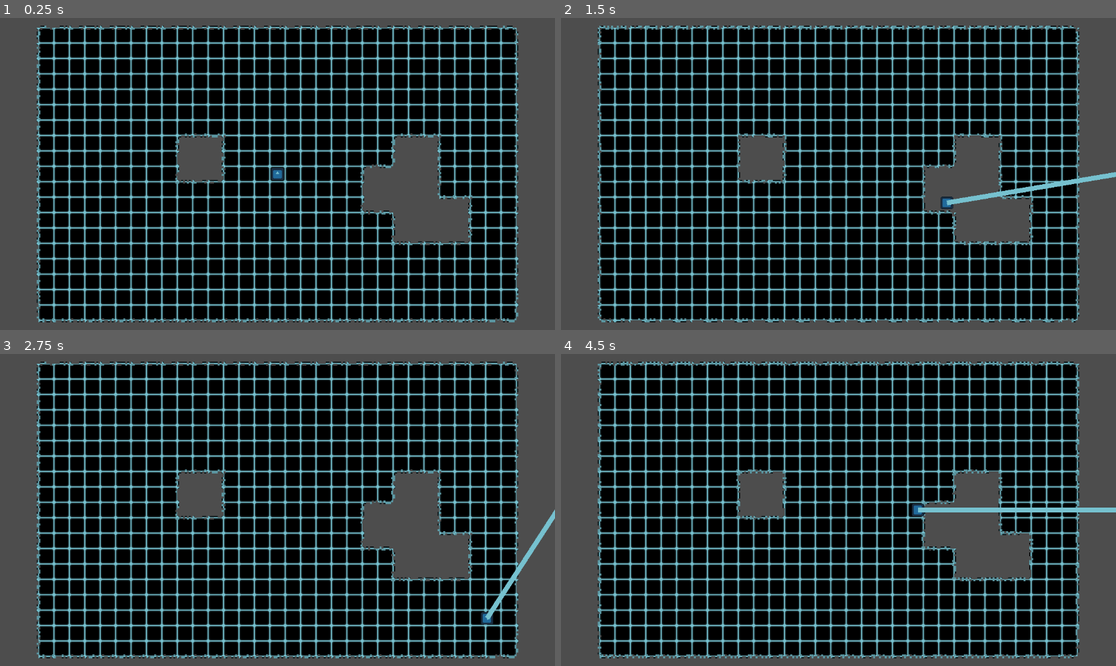
Above: before the commit, frames 1-4 (two rows, left to right).
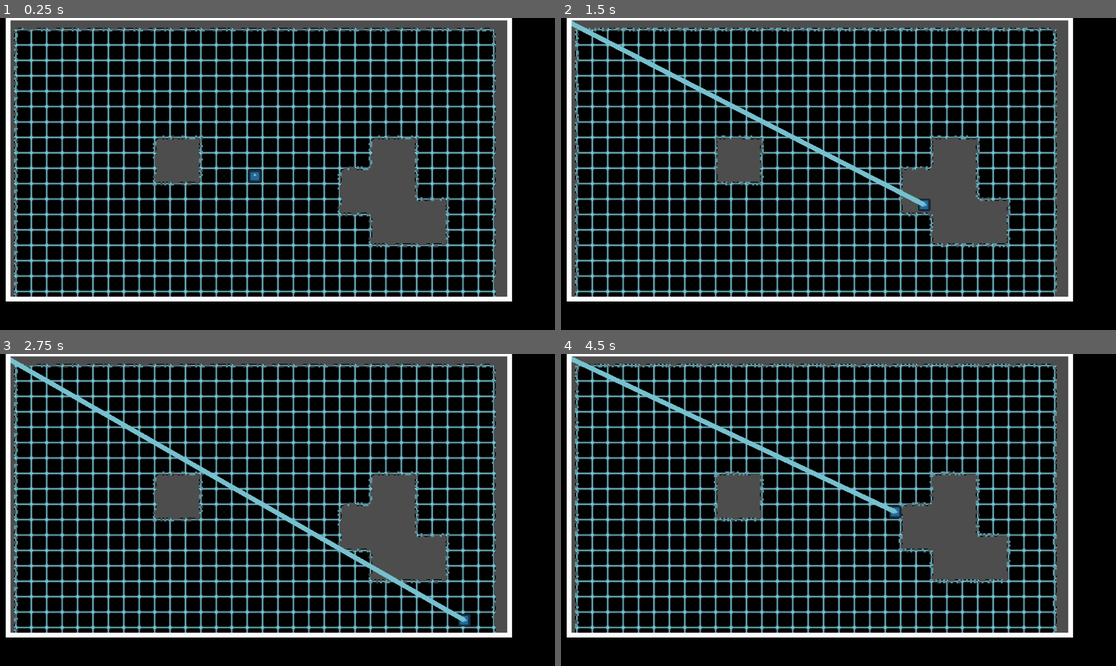
Above: after the commit, the same moments.

Repository: SomeSortOfSam/Hardest_Drive
Game: Godot game, scene res://scenes/gamplay.tscn
Two runs of this game, one before a commit and one after it. Both use one fixed random seed, a clock stepped at 60 frames per second and the inputs below. The engine's default icon, where the game draws it, is replaced by a stand-in: a white triangle on a blue panel in a dark square.
Inputs (mouse positions are in pixels of both pictures, inside the frame that each line leads up to):
- Up to frame 1 (0.25 s): no input
- Up to frame 2 (1.5 s): move the mouse to (960, 158) at 0.52 s; hold D (player_right) 0.53-1.28 s; click (960, 158) at 0.67 s; move the mouse to (727, 189) at 1.27 s; hold S (player_down) from 1.28 s (still down); click (727, 189) at 1.42 s
- Up to frame 3 (2.75 s): move the mouse to (333, 441) at 2.02 s; release S (player_down) at 2.03 s; hold D (player_right) from 2.03 s (still down); click (333, 441) at 2.17 s
- Up to frame 4 (4.5 s): move the mouse to (810, 572) at 2.77 s; release D (player_right) at 2.78 s; hold W (player_up) 2.78-3.53 s; click (810, 572) at 2.92 s; move the mouse to (1005, 556) at 3.52 s; hold A (player_left) from 3.53 s (still down); click (1005, 556) at 3.67 s; move the mouse to (672, 463) at 4.27 s; click (672, 463) at 4.42 s

The runs differ from the first frame. In frame 1, 62% of the frame differs, in the area x 0-100%, y 0-100%; in frame 2, 63%; in frame 3, 62%; in frame 4, 63%.

Commit message:
Added auto border
fixed snapping issue

Diff:
--- a/scenes/gamplay.tscn
+++ b/scenes/gamplay.tscn
@@ -1,7 +1,8 @@
 [gd_scene load_steps=6 format=3 uid="uid://t8h2a41u1nip"]
 
-[ext_resource type="Texture2D" uid="uid://b1riy46aqmn18" path="res://grid_edges.png" id="1_nc2dp"]
+[ext_resource type="Texture2D" path="res://grid_edges.png" id="1_nc2dp"]
 [ext_resource type="PackedScene" uid="uid://c6qw5oje450sv" path="res://scenes/player.tscn" id="2_7pc31"]
+[ext_resource type="Script" path="res://scripts/border_camera.gd" id="3_i8wvo"]
 
 [sub_resource type="TileSetAtlasSource" id="TileSetAtlasSource_yqq07"]
 texture = ExtResource("1_nc2dp")
@@ -15,6 +16,9 @@
 1:0/0 = 0
 1:0/0/terrain_set = 0
 1:0/0/terrain = 0
+1:0/0/physics_layer_0/linear_velocity = Vector2(0, 0)
+1:0/0/physics_layer_0/angular_velocity = 0.0
+1:0/0/physics_layer_0/polygon_0/points = PackedVector2Array(-32, -32, 32, -32, 32, 32, -32, 32)
 1:0/0/terrains_peering_bit/right_side = 0
 2:0/animation_columns = 4
 2:0/animation_separation = Vector2i(11, 0)
@@ -25,6 +29,9 @@
 2:0/0 = 0
 2:0/0/terrain_set = 0
 2:0/0/terrain = 0
+2:0/0/physics_layer_0/linear_velocity = Vector2(0, 0)
+2:0/0/physics_layer_0/angular_velocity = 0.0
+2:0/0/physics_layer_0/polygon_0/points = PackedVector2Array(-32, -32, 32, -32, 32, 32, -32, 32)
 2:0/0/terrains_peering_bit/right_side = 0
 2:0/0/terrains_peering_bit/left_side = 0
 3:0/animation_columns = 4
@@ -36,6 +43,9 @@
 3:0/0 = 0
 3:0/0/terrain_set = 0
 3:0/0/terrain = 0
+3:0/0/physics_layer_0/linear_velocity = Vector2(0, 0)
+3:0/0/physics_layer_0/angular_velocity = 0.0
+3:0/0/physics_layer_0/polygon_0/points = PackedVector2Array(-32, -32, 32, -32, 32, 32, -32, 32)
 3:0/0/terrains_peering_bit/left_side = 0
 4:0/animation_columns = 4
 4:0/animation_separation = Vector2i(11, 0)
@@ -46,6 +56,9 @@
 4:0/0 = 0
 4:0/0/terrain_set = 0
 4:0/0/terrain = 0
+4:0/0/physics_layer_0/linear_velocity = Vector2(0, 0)
+4:0/0/physics_layer_0/angular_velocity = 0.0
+4:0/0/physics_layer_0/polygon_0/points = PackedVector2Array(-32, -32, 32, -32, 32, 32, -32, 32)
 4:0/0/terrains_peering_bit/right_side = 0
 4:0/0/terrains_peering_bit/bottom_side = 0
 4:0/0/terrains_peering_bit/left_side = 0
@@ -60,6 +73,9 @@
 5:0/0 = 0
 5:0/0/terrain_set = 0
 5:0/0/terrain = 0
+5:0/0/physics_layer_0/linear_velocity = Vector2(0, 0)
+5:0/0/physics_layer_0/angular_velocity = 0.0
+5:0/0/physics_layer_0/polygon_0/points = PackedVector2Array(-32, -32, 32, -32, 32, 32, -32, 32)
 5:0/0/terrains_peering_bit/right_side = 0
 5:0/0/terrains_peering_bit/bottom_right_corner = 0
 5:0/0/terrains_peering_bit/bottom_side = 0
@@ -73,6 +89,9 @@
 6:0/0 = 0
 6:0/0/terrain_set = 0
 6:0/0/terrain = 0
+6:0/0/physics_layer_0/linear_velocity = Vector2(0, 0)
+6:0/0/physics_layer_0/angular_velocity = 0.0
+6:0/0/physics_layer_0/polygon_0/points = PackedVector2Array(-32, -32, 32, -32, 32, 32, -32, 32)
 6:0/0/terrains_peering_bit/right_side = 0
 6:0/0/terrains_peering_bit/bottom_side = 0
 6:0/0/terrains_peering_bit/bottom_left_corner = 0
@@ -86,6 +105,9 @@
 7:0/0 = 0
 7:0/0/terrain_set = 0
 7:0/0/terrain = 0
+7:0/0/physics_layer_0/linear_velocity = Vector2(0, 0)
+7:0/0/physics_layer_0/angular_velocity = 0.0
+7:0/0/physics_layer_0/polygon_0/points = PackedVector2Array(-32, -32, 32, -32, 32, 32, -32, 32)
 7:0/0/terrains_peering_bit/right_side = 0
 7:0/0/terrains_peering_bit/bottom_side = 0
 7:0/0/terrains_peering_bit/left_side = 0
@@ -100,6 +122,9 @@
 8:0/0 = 0
 8:0/0/terrain_set = 0
 8:0/0/terrain = 0
+8:0/0/physics_layer_0/linear_velocity = Vector2(0, 0)
+8:0/0/physics_layer_0/angular_velocity = 0.0
+8:0/0/physics_layer_0/polygon_0/points = PackedVector2Array(-32, -32, 32, -32, 32, 32, -32, 32)
 8:0/0/terrains_peering_bit/right_side = 0
 8:0/0/terrains_peering_bit/bottom_right_corner = 0
 8:0/0/terrains_peering_bit/bottom_side = 0
@@ -112,6 +137,9 @@
 9:0/0 = 0
 9:0/0/terrain_set = 0
 9:0/0/terrain = 0
+9:0/0/physics_layer_0/linear_velocity = Vector2(0, 0)
+9:0/0/physics_layer_0/angular_velocity = 0.0
+9:0/0/physics_layer_0/polygon_0/points = PackedVector2Array(-32, -32, 32, -32, 32, 32, -32, 32)
 9:0/0/terrains_peering_bit/right_side = 0
 9:0/0/terrains_peering_bit/bottom_right_corner = 0
 9:0/0/terrains_peering_bit/bottom_side = 0
@@ -126,6 +154,9 @@
 10:0/0 = 0
 10:0/0/terrain_set = 0
 10:0/0/terrain = 0
+10:0/0/physics_layer_0/linear_velocity = Vector2(0, 0)
+10:0/0/physics_layer_0/angular_velocity = 0.0
+10:0/0/physics_layer_0/polygon_0/points = PackedVector2Array(-32, -32, 32, -32, 32, 32, -32, 32)
 10:0/0/terrains_peering_bit/right_side = 0
 10:0/0/terrains_peering_bit/bottom_right_corner = 0
 10:0/0/terrains_peering_bit/bottom_side = 0
@@ -141,6 +172,9 @@
 11:0/0 = 0
 11:0/0/terrain_set = 0
 11:0/0/terrain = 0
+11:0/0/physics_layer_0/linear_velocity = Vector2(0, 0)
+11:0/0/physics_layer_0/angular_velocity = 0.0
+11:0/0/physics_layer_0/polygon_0/points = PackedVector2Array(-32, -32, 32, -32, 32, 32, -32, 32)
 11:0/0/terrains_peering_bit/bottom_side = 0
 11:0/0/terrains_peering_bit/bottom_left_corner = 0
 11:0/0/terrains_peering_bit/left_side = 0
@@ -152,6 +186,9 @@
 0:1/0 = 0
 0:1/0/terrain_set = 0
 0:1/0/terrain = 0
+0:1/0/physics_layer_0/linear_velocity = Vector2(0, 0)
+0:1/0/physics_layer_0/angular_velocity = 0.0
+0:1/0/physics_layer_0/polygon_0/points = PackedVector2Array(-32, -32, 32, -32, 32, 32, -32, 32)
 0:1/0/terrains_peering_bit/bottom_side = 0
 1:1/animation_separation = Vector2i(11, 0)
 1:1/animation_frame_0/duration = 0.2
@@ -161,6 +198,9 @@
 1:1/0 = 0
 1:1/0/terrain_set = 0
 1:1/0/terrain = 0
+1:1/0/physics_layer_0/linear_velocity = Vector2(0, 0)
+1:1/0/physics_layer_0/angular_velocity = 0.0
+1:1/0/physics_layer_0/polygon_0/points = PackedVector2Array(-32, -32, 32, -32, 32, 32, -32, 32)
 1:1/0/terrains_peering_bit/right_side = 0
 1:1/0/terrains_peering_bit/bottom_side = 0
 2:1/animation_separation = Vector2i(11, 0)
@@ -171,6 +211,9 @@
 2:1/0 = 0
 2:1/0/terrain_set = 0
 2:1/0/terrain = 0
+2:1/0/physics_layer_0/linear_velocity = Vector2(0, 0)
+2:1/0/physics_layer_0/angular_velocity = 0.0
+2:1/0/physics_layer_0/polygon_0/points = PackedVector2Array(-32, -32, 32, -32, 32, 32, -32, 32)
 2:1/0/terrains_peering_bit/right_side = 0
 2:1/0/terrains_peering_bit/bottom_side = 0
 2:1/0/terrains_peering_bit/left_side = 0
@@ -182,6 +225,9 @@
 3:1/0 = 0
 3:1/0/terrain_set = 0
 3:1/0/terrain = 0
+3:1/0/physics_layer_0/linear_velocity = Vector2(0, 0)
+3:1/0/physics_layer_0/angular_velocity = 0.0
+3:1/0/physics_layer_0/polygon_0/points = PackedVector2Array(-32, -32, 32, -32, 32, 32, -32, 32)
 3:1/0/terrains_peering_bit/bottom_side = 0
 3:1/0/terrains_peering_bit/left_side = 0
 4:1/animation_separation = Vector2i(11, 0)
@@ -192,6 +238,9 @@
 4:1/0 = 0
 4:1/0/terrain_set = 0
 4:1/0/terrain = 0
+4:1/0/physics_layer_0/linear_velocity = Vector2(0, 0)
+4:1/0/physics_layer_0/angular_velocity = 0.0
+4:1/0/physics_layer_0/polygon_0/points = PackedVector2Array(-32, -32, 32, -32, 32, 32, -32, 32)
 4:1/0/terrains_peering_bit/right_side = 0
 4:1/0/terrains_peering_bit/bottom_right_corner = 0
 4:1/0/terrains_peering_bit/bottom_side = 0
@@ -204,6 +253,9 @@
 5:1/0 = 0
 5:1/0/terrain_set = 0
 5:1/0/terrain = 0
+5:1/0/physics_layer_0/linear_velocity = Vector2(0, 0)
+5:1/0/physics_layer_0/angular_velocity = 0.0
+5:1/0/physics_layer_0/polygon_0/points = PackedVector2Array(-32, -32, 32, -32, 32, 32, -32, 32)
 5:1/0/terrains_peering_bit/right_side = 0
 5:1/0/terrains_peering_bit/bottom_right_corner = 0
 5:1/0/terrains_peering_bit/bottom_side = 0
@@ -219,6 +271,9 @@
 6:1/0 = 0
 6:1/0/terrain_set = 0
 6:1/0/terrain = 0
+6:1/0/physics_layer_0/linear_velocity = Vector2(0, 0)
+6:1/0/physics_layer_0/angular_velocity = 0.0
+6:1/0/physics_layer_0/polygon_0/points = PackedVector2Array(-32, -32, 32, -32, 32, 32, -32, 32)
 6:1/0/terrains_peering_bit/right_side = 0
 6:1/0/terrains_peering_bit/bottom_right_corner = 0
 6:1/0/terrains_peering_bit/bottom_side = 0
@@ -234,6 +289,9 @@
 7:1/0 = 0
 7:1/0/terrain_set = 0
 7:1/0/terrain = 0
+7:1/0/physics_layer_0/linear_velocity = Vector2(0, 0)
+7:1/0/physics_layer_0/angular_velocity = 0.0
+7:1/0/physics_layer_0/polygon_0/points = PackedVector2Array(-32, -32, 32, -32, 32, 32, -32, 32)
 7:1/0/terrains_peering_bit/bottom_side = 0
 7:1/0/terrains_peering_bit/bottom_left_corner = 0
 7:1/0/terrains_peering_bit/left_side = 0
@@ -246,6 +304,9 @@
 8:1/0 = 0
 8:1/0/terrain_set = 0
 8:1/0/terrain = 0
+8:1/0/physics_layer_0/linear_velocity = Vector2(0, 0)
+8:1/0/physics_layer_0/angular_velocity = 0.0
+8:1/0/physics_layer_0/polygon_0/points = PackedVector2Array(-32, -32, 32, -32, 32, 32, -32, 32)
 8:1/0/terrains_peering_bit/right_side = 0
 8:1/0/terrains_peering_bit/bottom_right_corner = 0
 8:1/0/terrains_peering_bit/bottom_side = 0
@@ -260,6 +321,9 @@
 9:1/0 = 0
 9:1/0/terrain_set = 0
 9:1/0/terrain = 0
+9:1/0/physics_layer_0/linear_velocity = Vector2(0, 0)
+9:1/0/physics_layer_0/angular_velocity = 0.0
+9:1/0/physics_layer_0/polygon_0/points = PackedVector2Array(-32, -32, 32, -32, 32, 32, -32, 32)
 9:1/0/terrains_peering_bit/right_side = 0
 9:1/0/terrains_peering_bit/bottom_right_corner = 0
 9:1/0/terrains_peering_bit/bottom_side = 0
@@ -276,6 +340,9 @@
 10:1/0 = 0
 10:1/0/terrain_set = 0
 10:1/0/terrain = 0
+10:1/0/physics_layer_0/linear_velocity = Vector2(0, 0)
+10:1/0/physics_layer_0/angular_velocity = 0.0
+10:1/0/physics_layer_0/polygon_0/points = PackedVector2Array(-32, -32, 32, -32, 32, 32, -32, 32)
 10:1/0/terrains_peering_bit/right_side = 0
 10:1/0/terrains_peering_bit/bottom_side = 0
 10:1/0/terrains_peering_bit/bottom_left_corner = 0
@@ -290,6 +357,9 @@
 11:1/0 = 0
 11:1/0/terrain_set = 0
 11:1/0/terrain = 0
+11:1/0/physics_layer_0/linear_velocity = Vector2(0, 0)
+11:1/0/physics_layer_0/angular_velocity = 0.0
+11:1/0/physics_layer_0/polygon_0/points = PackedVector2Array(-32, -32, 32, -32, 32, 32, -32, 32)
 11:1/0/terrains_peering_bit/bottom_side = 0
 11:1/0/terrains_peering_bit/bottom_left_corner = 0
 11:1/0/terrains_peering_bit/left_side = 0
@@ -303,6 +373,9 @@
 0:2/0 = 0
 0:2/0/terrain_set = 0
 0:2/0/terrain = 0
+0:2/0/physics_layer_0/linear_velocity = Vector2(0, 0)
+0:2/0/physics_layer_0/angular_velocity = 0.0
+0:2/0/physics_layer_0/polygon_0/points = PackedVector2Array(-32, -32, 32, -32, 32, 32, -32, 32)
 0:2/0/terrains_peering_bit/bottom_side = 0
 0:2/0/terrains_peering_bit/top_side = 0
 1:2/animation_separation = Vector2i(11, 0)
@@ -313,6 +386,9 @@
 1:2/0 = 0
 1:2/0/terrain_set = 0
 1:2/0/terrain = 0
+1:2/0/physics_layer_0/linear_velocity = Vector2(0, 0)
+1:2/0/physics_layer_0/angular_velocity = 0.0
+1:2/0/physics_layer_0/polygon_0/points = PackedVector2Array(-32, -32, 32, -32, 32, 32, -32, 32)
 1:2/0/terrains_peering_bit/right_side = 0
 1:2/0/terrains_peering_bit/bottom_side = 0
 1:2/0/terrains_peering_bit/top_side = 0
@@ -324,6 +400,9 @@
 2:2/0 = 0
 2:2/0/terrain_set = 0
 2:2/0/terrain = 0
+2:2/0/physics_layer_0/linear_velocity = Vector2(0, 0)
+2:2/0/physics_layer_0/angular_velocity = 0.0
+2:2/0/physics_layer_0/polygon_0/points = PackedVector2Array(-32, -32, 32, -32, 32, 32, -32, 32)
 2:2/0/terrains_peering_bit/right_side = 0
 2:2/0/terrains_peering_bit/bottom_side = 0
 2:2/0/terrains_peering_bit/left_side = 0
@@ -336,6 +415,9 @@
 3:2/0 = 0
 3:2/0/terrain_set = 0
 3:2/0/terrain = 0
+3:2/0/physics_layer_0/linear_velocity = Vector2(0, 0)
+3:2/0/physics_layer_0/angular_velocity = 0.0
+3:2/0/physics_layer_0/polygon_0/points = PackedVector2Array(-32, -32, 32, -32, 32, 32, -32, 32)
 3:2/0/terrains_peering_bit/bottom_side = 0
 3:2/0/terrains_peering_bit/left_side = 0
 3:2/0/terrains_peering_bit/top_side = 0
@@ -347,6 +429,9 @@
 4:2/0 = 0
 4:2/0/terrain_set = 0
 4:2/0/terrain = 0
+4:2/0/physics_layer_0/linear_velocity = Vector2(0, 0)
+4:2/0/physics_layer_0/angular_velocity = 0.0
+4:2/0/physics_layer_0/polygon_0/points = PackedVector2Array(-32, -32, 32, -32, 32, 32, -32, 32)
 4:2/0/terrains_peering_bit/right_side = 0
 4:2/0/terrains_peering_bit/bottom_side = 0
 4:2/0/terrains_peering_bit/top_side = 0
@@ -359,6 +444,9 @@
 5:2/0 = 0
 5:2/0/terrain_set = 0
 5:2/0/terrain = 0
+5:2/0/physics_layer_0/linear_velocity = Vector2(0, 0)
+5:2/0/physics_layer_0/angular_velocity = 0.0
+5:2/0/physics_layer_0/polygon_0/points = PackedVector2Array(-32, -32, 32, -32, 32, 32, -32, 32)
 5:2/0/terrains_peering_bit/right_side = 0
 5:2/0/terrains_peering_bit/bottom_right_corner = 0
 5:2/0/terrains_peering_bit/bottom_side = 0
@@ -374,6 +462,9 @@
 6:2/0 = 0
 6:2/0/terrain_set = 0
 6:2/0/terrain = 0
+6:2/0/physics_layer_0/linear_velocity = Vector2(0, 0)
+6:2/0/physics_layer_0/angular_velocity = 0.0
+6:2/0/physics_layer_0/polygon_0/points = PackedVector2Array(-32, -32, 32, -32, 32, 32, -32, 32)
 6:2/0/terrains_peering_bit/right_side = 0
 6:2/0/terrains_peering_bit/bottom_side = 0
 6:2/0/terrains_peering_bit/bottom_left_corner = 0
@@ -389,6 +480,9 @@
 7:2/0 = 0
 7:2/0/terrain_set = 0
 7:2/0/terrain = 0
+7:2/0/physics_layer_0/linear_velocity = Vector2(0, 0)
+7:2/0/physics_layer_0/angular_velocity = 0.0
+7:2/0/physics_layer_0/polygon_0/points = PackedVector2Array(-32, -32, 32, -32, 32, 32, -32, 32)
 7:2/0/terrains_peering_bit/bottom_side = 0
 7:2/0/terrains_peering_bit/left_side = 0
 7:2/0/terrains_peering_bit/top_left_corner = 0
@@ -401,6 +495,9 @@
 8:2/0 = 0
 8:2/0/terrain_set = 0
 8:2/0/terrain = 0
+8:2/0/physics_layer_0/linear_velocity = Vector2(0, 0)
+8:2/0/physics_layer_0/angular_velocity = 0.0
+8:2/0/physics_layer_0/polygon_0/points = PackedVector2Array(-32, -32, 32, -32, 32, 32, -32, 32)
 8:2/0/terrains_peering_bit/right_side = 0
 8:2/0/terrains_peering_bit/bottom_right_corner = 0
 8:2/0/terrains_peering_bit/bottom_side = 0
@@ -414,6 +511,9 @@
 9:2/0 = 0
 9:2/0/terrain_set = 0
 9:2/0/terrain = 0
+9:2/0/physics_layer_0/linear_velocity = Vector2(0, 0)
+9:2/0/physics_layer_0/angular_velocity = 0.0
+9:2/0/physics_layer_0/polygon_0/points = PackedVector2Array(-32, -32, 32, -32, 32, 32, -32, 32)
 9:2/0/terrains_peering_bit/right_side = 0
 9:2/0/terrains_peering_bit/bottom_right_corner = 0
 9:2/0/terrains_peering_bit/bottom_side = 0
@@ -428,6 +528,9 @@
 11:2/0 = 0
 11:2/0/terrain_set = 0
 11:2/0/terrain = 0
+11:2/0/physics_layer_0/linear_velocity = Vector2(0, 0)
+11:2/0/physics_layer_0/angular_velocity = 0.0
+11:2/0/physics_layer_0/polygon_0/points = PackedVector2Array(-32, -32, 32, -32, 32, 32, -32, 32)
 11:2/0/terrains_peering_bit/right_side = 0
 11:2/0/terrains_peering_bit/bottom_side = 0
 11:2/0/terrains_peering_bit/bottom_left_corner = 0
@@ -443,6 +546,9 @@
 0:3/0 = 0
 0:3/0/terrain_set = 0
 0:3/0/terrain = 0
+0:3/0/physics_layer_0/linear_velocity = Vector2(0, 0)
+0:3/0/physics_layer_0/angular_velocity = 0.0
+0:3/0/physics_layer_0/polygon_0/points = PackedVector2Array(-32, -32, 32, -32, 32, 32, -32, 32)
 0:3/0/terrains_peering_bit/top_side = 0
 1:3/animation_separation = Vector2i(11, 0)
 1:3/animation_frame_0/duration = 0.2
@@ -452,6 +558,9 @@
 1:3/0 = 0
 1:3/0/terrain_set = 0
 1:3/0/terrain = 0
+1:3/0/physics_layer_0/linear_velocity = Vector2(0, 0)
+1:3/0/physics_layer_0/angular_velocity = 0.0
+1:3/0/physics_layer_0/polygon_0/points = PackedVector2Array(-32, -32, 32, -32, 32, 32, -32, 32)
 1:3/0/terrains_peering_bit/right_side = 0
 1:3/0/terrains_peering_bit/top_side = 0
 2:3/animation_separation = Vector2i(11, 0)
@@ -462,6 +571,9 @@
 2:3/0 = 0
 2:3/0/terrain_set = 0
 2:3/0/terrain = 0
+2:3/0/physics_layer_0/linear_velocity = Vector2(0, 0)
+2:3/0/physics_layer_0/angular_velocity = 0.0
+2:3/0/physics_layer_0/polygon_0/points = PackedVector2Array(-32, -32, 32, -32, 32, 32, -32, 32)
 2:3/0/terrains_peering_bit/right_side = 0
 2:3/0/terrains_peering_bit/left_side = 0
 2:3/0/terrains_peering_bit/top_side = 0
@@ -473,6 +585,9 @@
 3:3/0 = 0
 3:3/0/terrain_set = 0
 3:3/0/terrain = 0
+3:3/0/physics_layer_0/linear_velocity = Vector2(0, 0)
+3:3/0/physics_layer_0/angular_velocity = 0.0
+3:3/0/physics_layer_0/polygon_0/points = PackedVector2Array(-32, -32, 32, -32, 32, 32, -32, 32)
 3:3/0/terrains_peering_bit/left_side = 0
 3:3/0/terrains_peering_bit/top_side = 0
 4:3/animation_separation = Vector2i(11, 0)
@@ -483,6 +598,9 @@
 4:3/0 = 0
 4:3/0/terrain_set = 0
 4:3/0/terrain = 0
+4:3/0/physics_layer_0/linear_velocity = Vector2(0, 0)
+4:3/0/physics_layer_0/angular_velocity = 0.0
+4:3/0/physics_layer_0/polygon_0/points = PackedVector2Array(-32, -32, 32, -32, 32, 32, -32, 32)
 4:3/0/terrains_peering_bit/right_side = 0
 4:3/0/terrains_peering_bit/bottom_side = 0
 4:3/0/terrains_peering_bit/bottom_left_corner = 0
@@ -496,6 +614,9 @@
 5:3/0 = 0
 5:3/0/terrain_set = 0
 5:3/0/terrain = 0
+5:3/0/physics_layer_0/linear_velocity = Vector2(0, 0)
+5:3/0/physics_layer_0/angular_velocity = 0.0
+5:3/0/physics_layer_0/polygon_0/points = PackedVector2Array(-32, -32, 32, -32, 32, 32, -32, 32)
 5:3/0/terrains_peering_bit/right_side = 0
 5:3/0/terrains_peering_bit/left_side = 0
 5:3/0/terrains_peering_bit/top_side = 0
@@ -508,6 +629,9 @@
 6:3/0 = 0
 6:3/0/terrain_set = 0
 6:3/0/terrain = 0
+6:3/0/physics_layer_0/linear_velocity = Vector2(0, 0)
+6:3/0/physics_layer_0/angular_velocity = 0.0
+6:3/0/physics_layer_0/polygon_0/points = PackedVector2Array(-32, -32, 32, -32, 32, 32, -32, 32)
 6:3/0/terrains_peering_bit/right_side = 0
 6:3/0/terrains_peering_bit/left_side = 0
 6:3/0/terrains_peering_bit/top_left_corner = 0
@@ -520,6 +644,9 @@
 7:3/0 = 0
 7:3/0/terrain_set = 0
 7:3/0/terrain = 0
+7:3/0/physics_layer_0/linear_velocity = Vector2(0, 0)
+7:3/0/physics_layer_0/angular_velocity = 0.0
+7:3/0/physics_layer_0/polygon_0/points = PackedVector2Array(-32, -32, 32, -32, 32, 32, -32, 32)
 7:3/0/terrains_peering_bit/right_side = 0
 7:3/0/terrains_peering_bit/bottom_right_corner = 0
 7:3/0/terrains_peering_bit/bottom_side = 0
@@ -533,6 +660,9 @@
 8:3/0 = 0
 8:3/0/terrain_set = 0
 8:3/0/terrain = 0
+8:3/0/physics_layer_0/linear_velocity = Vector2(0, 0)
+8:3/0/physics_layer_0/angular_velocity = 0.0
+8:3/0/physics_layer_0/polygon_0/points = PackedVector2Array(-32, -32, 32, -32, 32, 32, -32, 32)
 8:3/0/terrains_peering_bit/right_side = 0
 8:3/0/terrains_peering_bit/top_side = 0
 8:3/0/terrains_peering_bit/top_right_corner = 0
@@ -544,6 +674,9 @@
 9:3/0 = 0
 9:3/0/terrain_set = 0
 9:3/0/terrain = 0
+9:3/0/physics_layer_0/linear_velocity = Vector2(0, 0)
+9:3/0/physics_layer_0/angular_velocity = 0.0
+9:3/0/physics_layer_0/polygon_0/points = PackedVector2Array(-32, -32, 32, -32, 32, 32, -32, 32)
 9:3/0/terrains_peering_bit/right_side = 0
 9:3/0/terrains_peering_bit/bottom_side = 0
 9:3/0/terrains_peering_bit/left_side = 0
@@ -558,6 +691,9 @@
 10:3/0 = 0
 10:3/0/terrain_set = 0
 10:3/0/terrain = 0
+10:3/0/physics_layer_0/linear_velocity = Vector2(0, 0)
+10:3/0/physics_layer_0/angular_velocity = 0.0
+10:3/0/physics_layer_0/polygon_0/points = PackedVector2Array(-32, -32, 32, -32, 32, 32, -32, 32)
 10:3/0/terrains_peering_bit/right_side = 0
 10:3/0/terrains_peering_bit/left_side = 0
 10:3/0/terrains_peering_bit/top_left_corner = 0
@@ -572,6 +708,9 @@
 11:3/0 = 0
 11:3/0/terrain_set = 0
 11:3/0/terrain = 0
+11:3/0/physics_layer_0/linear_velocity = Vector2(0, 0)
+11:3/0/physics_layer_0/angular_velocity = 0.0
+11:3/0/physics_layer_0/polygon_0/points = PackedVector2Array(-32, -32, 32, -32, 32, 32, -32, 32)
 11:3/0/terrains_peering_bit/left_side = 0
 11:3/0/terrains_peering_bit/top_left_corner = 0
 11:3/0/terrains_peering_bit/top_side = 0
@@ -584,53 +723,45 @@
 0:0/0 = 0
 0:0/0/terrain_set = 0
 0:0/0/terrain = 0
+0:0/0/physics_layer_0/linear_velocity = Vector2(0, 0)
+0:0/0/physics_layer_0/angular_velocity = 0.0
+0:0/0/physics_layer_0/polygon_0/points = PackedVector2Array(-32, -32, 32, -32, 32, 32, -32, 32)
 
 [sub_resource type="TileSet" id="TileSet_w00hl"]
 tile_size = Vector2i(64, 64)
+physics_layer_0/collision_layer = 2
+physics_layer_0/collision_mask = 0
 terrain_set_0/mode = 0
 terrain_set_0/terrain_0/name = "Terrain 0"
 terrain_set_0/terrain_0/color = Color(1, 1, 1, 1)
 sources/1 = SubResource("TileSetAtlasSource_yqq07")
 
-[sub_resource type="RectangleShape2D" id="RectangleShape2D_aeuxj"]
-size = Vector2(62, 1160)
-
 [node name="Gamplay" type="Node2D"]
+script = ExtResource("3_i8wvo")
+
+[node name="RayCast2D" type="RayCast2D" parent="."]
+position = Vector2(-563, -330)
+collision_mask = 2
 
 [node name="TileMap" type="TileMap" parent="."]
 modulate = Color(0.462745, 0.756863, 0.811765, 1)
 z_index = -1
+position = Vector2(529, 328)
 tile_set = SubResource("TileSet_w00hl")
 format = 2
 layer_0/tile_data = PackedInt32Array(196615, 720897, 1, 131079, 720897, 1, 65543, 720897, 1, 7, 720897, 1, -65529, 7208 …(2827 unchanged characters)…
 
 [node name="Player" parent="TileMap" instance=ExtResource("2_7pc31")]
 
-[node name="Area2D" type="Area2D" parent="TileMap"]
-position = Vector2(-630, 0)
-
-[node name="CollisionShape2D" type="CollisionShape2D" parent="TileMap/Area2D"]
-position = Vector2(21, 0.5)
-shape = SubResource("RectangleShape2D_aeuxj")
-
-[node name="Area2D2" type="Area2D" parent="TileMap"]
-position = Vector2(-630, 0)
-
-[node name="CollisionShape2D" type="CollisionShape2D" parent="TileMap/Area2D2"]
-position = Vector2(1242, 2)
-shape = SubResource("RectangleShape2D_aeuxj")
-
-[node name="Area2D3" type="Area2D" parent="TileMap"]
-position = Vector2(-630, 0)
-
-[node name="CollisionShape2D" type="CollisionShape2D" parent="TileMap/Area2D3"]
-position = Vector2(630, 352)
-rotation = -1.57079
-shape = SubResource("RectangleShape2D_aeuxj")
-
-[node name="CollisionShape2D2" type="CollisionShape2D" parent="TileMap/Area2D3"]
-position = Vector2(630, -352)
-rotation = -1.57079
-shape = SubResource("RectangleShape2D_aeuxj")
-
 [node name="Camera2D" type="Camera2D" parent="."]
+anchor_mode = 0
+
+[node name="LetterboxCollider" type="Area2D" parent="Camera2D"]
+collision_mask = 0
+
+[node name="CollisionPolygon2D" type="CollisionPolygon2D" parent="Camera2D/LetterboxCollider"]
+
+[node name="Polygon2D" type="Polygon2D" parent="Camera2D/LetterboxCollider"]
+color = Color(0, 0, 0, 1)
+
+[node name="Line2D" type="Line2D" parent="Camera2D/LetterboxCollider"]
--- /dev/null
+++ b/scripts/border_camera.gd
@@ -0,0 +1,61 @@
+extends CanvasItem
+
+@onready var collision_polygon : CollisionPolygon2D = $Camera2D/LetterboxCollider/CollisionPolygon2D
+@onready var render_polygon : Polygon2D = $Camera2D/LetterboxCollider/Polygon2D
+@onready var border_line : Line2D = $Camera2D/LetterboxCollider/Line2D
+@onready var ray_cast : RayCast2D = $RayCast2D
+
+func _ready():
+	call_deferred("recalculate_border")
+	get_viewport().size_changed.connect(recalculate_border)
+
+# Called every frame. 'delta' is the elapsed time since the previous frame.
+func _process(delta):
+	pass
+
+func recalculate_border():
+	var polygon : PackedVector2Array = []
+	var rect = get_viewport_rect()
+	rect.size *= get_viewport_transform().get_scale()
+	polygon.append(Vector2.ZERO)
+	polygon.append(Vector2(rect.size.x,0))
+	polygon.append(rect.size)
+	polygon.append(Vector2(0,rect.size.y))
+	polygon.append(Vector2.ZERO)
+
+	var left_offset : Vector2
+	ray_cast.position = Vector2(rect.size.x,0)/2
+	ray_cast.target_position = Vector2.DOWN * 1000
+	ray_cast.force_raycast_update()
+	await get_tree().physics_frame
+	left_offset.y = ray_cast.get_collision_point().y
+	ray_cast.position = Vector2(0,rect.size.y)/2
+	ray_cast.target_position = Vector2.RIGHT * 1000
+	await get_tree().physics_frame
+	left_offset.x = ray_cast.get_collision_point().x
+
+	var right_offset : Vector2
+	ray_cast.position = Vector2(rect.size.x/2,rect.size.y)
+	ray_cast.target_position = Vector2.UP * 1000
+	ray_cast.force_raycast_update()
+	await get_tree().physics_frame
+	right_offset.y = ray_cast.get_collision_point().y
+	ray_cast.position = Vector2(rect.size.x,rect.size.y/2)
+	ray_cast.target_position = Vector2.LEFT * 1000
+	ray_cast.force_raycast_update()
+	await get_tree().physics_frame
+	right_offset.x = ray_cast.get_collision_point().x
+
+	var inner_line : PackedVector2Array = []
+	inner_line.append(left_offset)
+	inner_line.append(left_offset + Vector2(0,right_offset.y))
+	inner_line.append(left_offset + right_offset)
+	inner_line.append(left_offset + Vector2(right_offset.x,0))
+	inner_line.append(left_offset)
+
+	polygon.append_array(inner_line)
+	polygon.append(Vector2.ZERO)
+
+	render_polygon.polygon = polygon
+	collision_polygon.polygon = polygon
+	border_line.points = inner_line
--- a/scripts/player.gd
+++ b/scripts/player.gd
@@ -42,7 +42,8 @@
 	if !harpoon_tween:
 		harpoon_tween = create_tween()
 		var target = ray_cast.get_collision_point()
-		harpoon_tween.tween_method(func(vec : Vector2): chain.points[1] = vec,chain.points[1],to_local(target),.2)
+		harpoon_tween.tween_method(func(percent : float): chain.points[1] = lerp(Vector2.ZERO,to_local(target), percent),0,1,.15)
+		harpoon_tween.set_ease(Tween.EASE_IN)
 		harpoon_tween.tween_callback(while_harpoon_out.bind(target))
 
 func while_harpoon_out(target):
